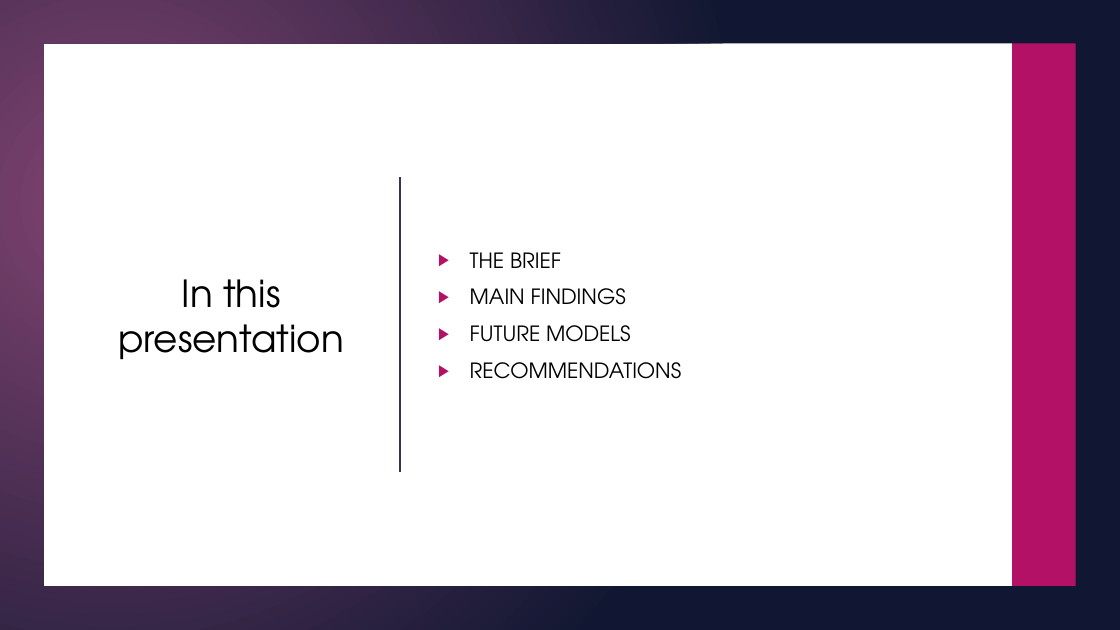
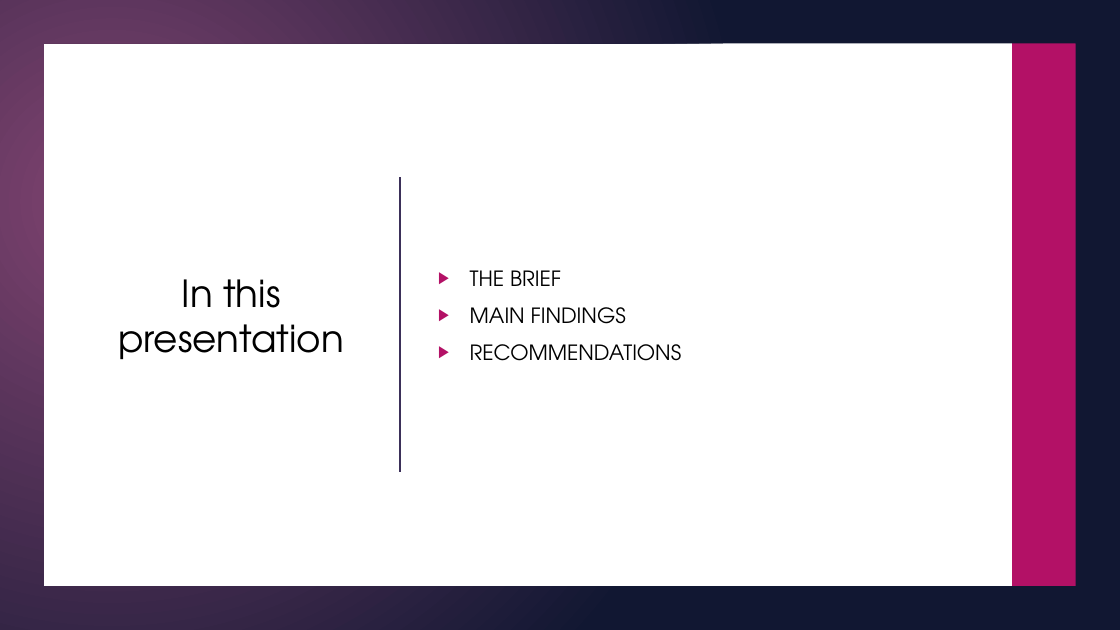
Before and after one commit to louiseshambrook/visit_scotland_final_project, a slide deck: slide 2 of presentation/visit_scotland_presentation.pptx. Drawn at 1120x630 pixels with LibreOffice and Linux fonts; fonts in the diff are those of the drawing; background and template pictures are left out. Boxes give left, top, right and bottom in pixels: in the first picture for what was removed or moved away, otherwise in the second. Text is boxed around its words. In the diff, an @@ line names an element or a change of style, - is before the commit and + after.

```diff
--- a/presentation/visit_scotland_presentation.pptx
+++ b/presentation/visit_scotland_presentation.pptx
@@ subtitle at [470, 325, 631, 342]: paragraph removed @@
-▶ FUTURE MODELS
```
Also in this commit, not shown: 6 other slides changed, 1 slide added, 1 slide removed, 5 other files.
